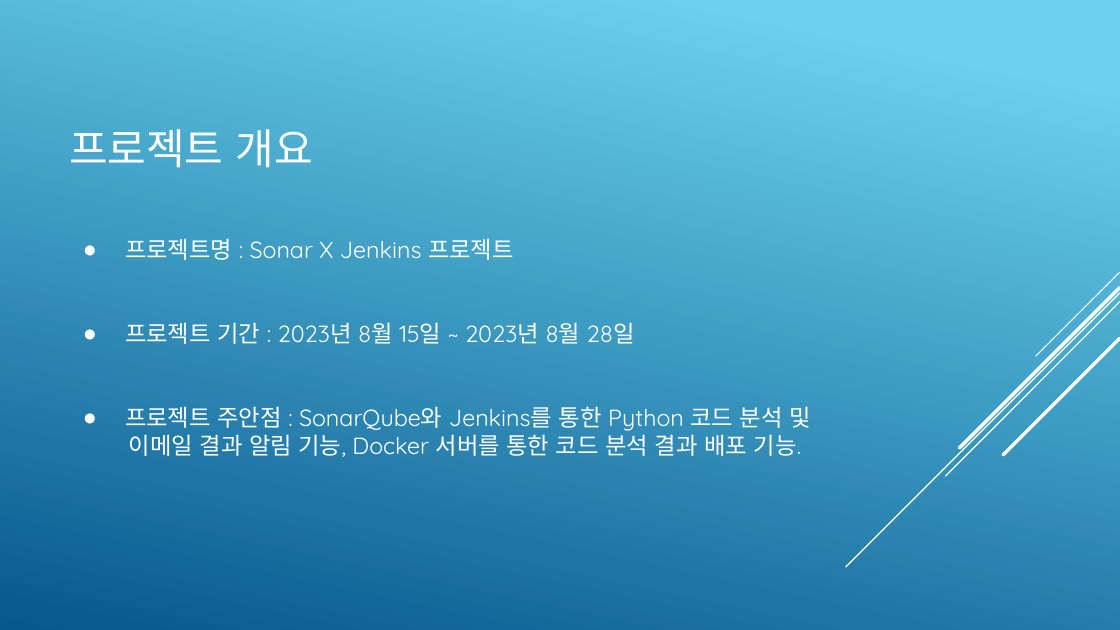
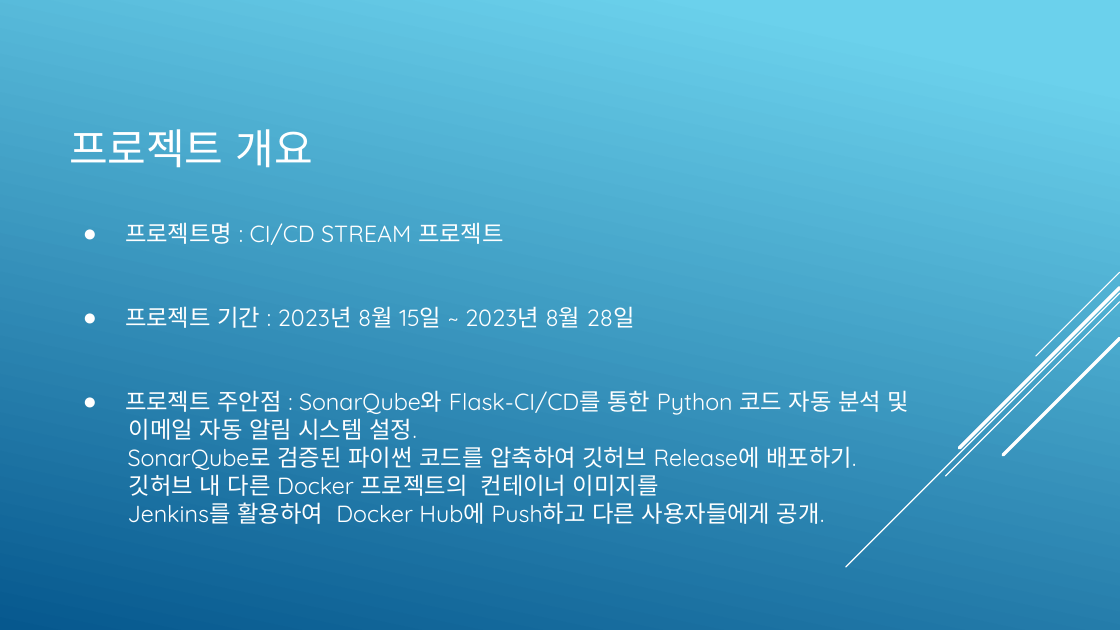
Before and after one commit to KimJeongHoon190/First_Project, a slide deck: slide 3 of 제출자료/최종 발표 프레젠테이션(김정훈).pptx. Drawn at 1120x630 pixels with LibreOffice and Linux fonts; fonts in the diff are those of the drawing. Boxes give left, top, right and bottom in pixels: in the first picture for what was removed or moved away, otherwise in the second. Text is boxed around its words. In the diff, an @@ line names an element or a change of style, - is before the commit and + after.

Commit message:
ff

```diff
--- a/제출자료/최종 발표 프레젠테이션(김정훈).pptx
+++ b/제출자료/최종 발표 프레젠테이션(김정훈).pptx
@@ text "프로젝트명 : CI/CD STREAM 프로젝트": place and size @@
-text "프로젝트명 : CI/CD STREAM 프로젝트" at bbox=[125, 238, 810, 457]
+text "프로젝트명 : CI/CD STREAM 프로젝트" at bbox=[125, 222, 908, 524]
@@ text at bbox=[125, 222, 504, 245]: text changed @@
-● 프로젝트명 : Sonar X Jenkins 프로젝트
+● 프로젝트명 : CI/CD STREAM 프로젝트
@@ text at bbox=[125, 390, 908, 524]: text changed @@
-● 프로젝트 주안점 : SonarQube와 Jenkins를 통한 Python 코드 분석 및
-이메일 결과 알림 기능, Docker 서버를 통한 코드 분석 결과 배포 기능.
+● 프로젝트 주안점 : SonarQube와 Flask-CI/CD를 통한 Python 코드 자동 분석 및
+이메일 자동 알림 시스템 설정.
+SonarQube로 검증된 파이썬 코드를 압축하여 깃허브 Release에 배포하기.
+깃허브 내 다른 Docker 프로젝트의 컨테이너 이미지를
+Jenkins를 활용하여 Docker Hub에 Push하고 다른 사용자들에게 공개.
```
Also in this commit, not shown: 4 other slides changed.
